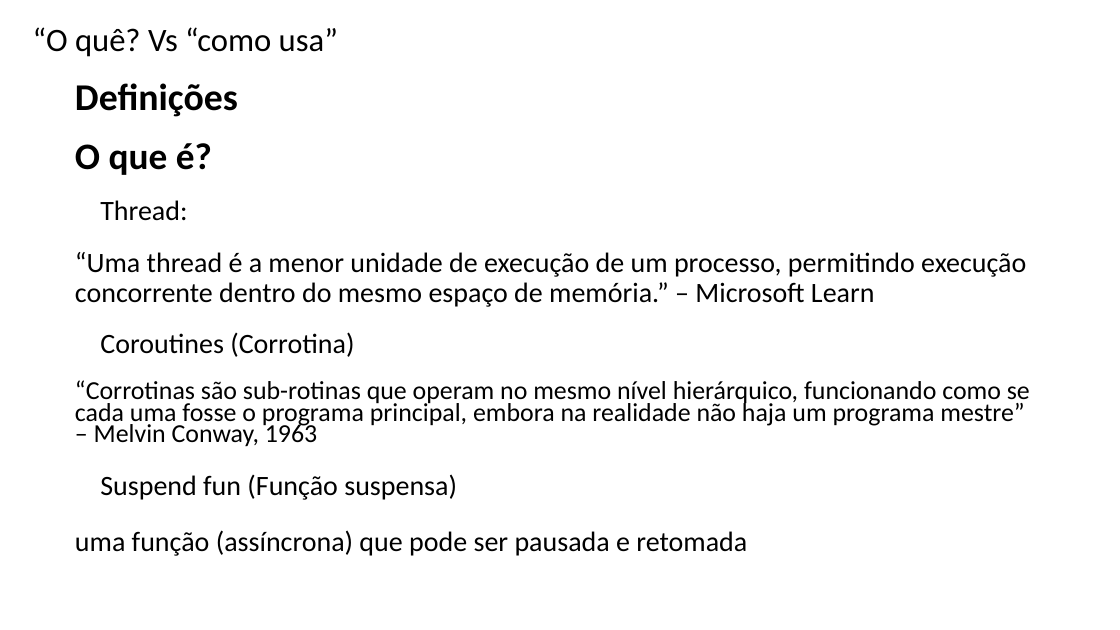
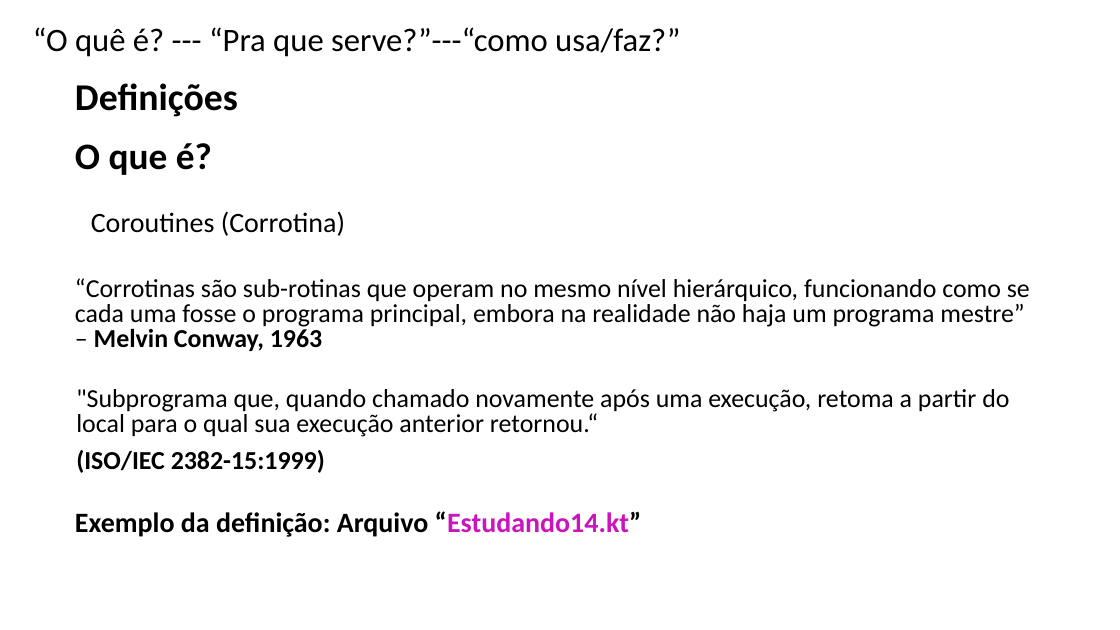
Before and after one commit to alanliongar/connectSpace_Assincronia, a slide deck: slide 15 of Apresentação do ConnectSpace.pptx (slide 11 before the commit). Drawn at 1120x630 pixels with LibreOffice and Linux fonts; fonts in the diff are those of the drawing; background and template pictures are left out. Boxes give left, top, right and bottom in pixels: in the first picture for what was removed or moved away, otherwise in the second. Text is boxed around its words. In the diff, an @@ line names an element or a change of style, - is before the commit and + after.

```diff
--- a/Apresentação do ConnectSpace.pptx
+++ b/Apresentação do ConnectSpace.pptx
@@ text at [33, 27, 680, 57]: text changed @@
-“O quê? Vs “como usa”
+“O quê é? --- “Pra que serve?”---“como usa/faz?”
@@ text "Coroutines (Corrotina)": place and size @@
-text "Coroutines (Corrotina)" at [100, 332, 354, 357]
+text "Coroutines (Corrotina)" at [91, 211, 345, 236]
@@ text removed at [100, 200, 187, 221] @@
-Thread:
@@ text removed at [75, 252, 1026, 307] @@
-“Uma thread é a menor unidade de execução de um processo, permitindo execução concorrente dentro do mesmo espaço de memória.” – Microsoft Learn
@@ text "“Corrotinas são sub-rotinas que operam ...": place and size @@
-text "“Corrotinas são sub-rotinas que operam ..." at [75, 380, 1030, 447]
+text "“Corrotinas são sub-rotinas que operam ..." at [75, 278, 1030, 351]
@@ text "“Corrotinas são sub-rotinas que operam ..." at [75, 278, 1030, 351]: bold on in "Melvin Conway, 1963"; line spacing 0.7 to 0.8 @@
@@ text added at [76, 389, 1009, 473], 22.2 pt, text #000000 @@
+"Subprograma que, quando chamado novamente após uma execução, retoma a partir do local para o qual sua execução anterior retornou.“
+(ISO/IEC 2382-15:1999)
@@ text removed at [100, 474, 457, 500] @@
-Suspend fun (Função suspensa)
@@ text removed at [75, 530, 747, 556] @@
-uma função (assíncrona) que pode ser pausada e retomada
@@ text added at [75, 511, 642, 537], 24 pt, text #000000, bold @@
+Exemplo da definição: Arquivo “Estudando14.kt”
```
Also in this commit, not shown: 4 slides added, 2 other files.
